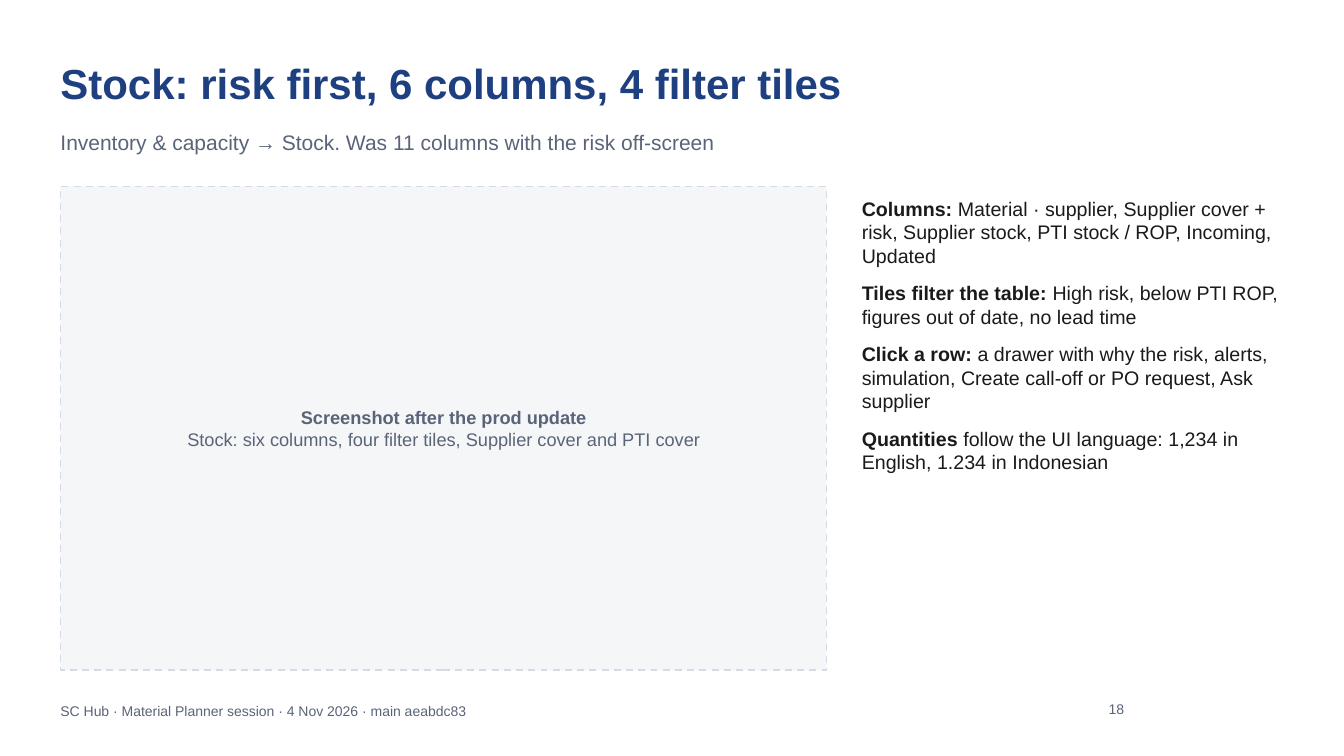
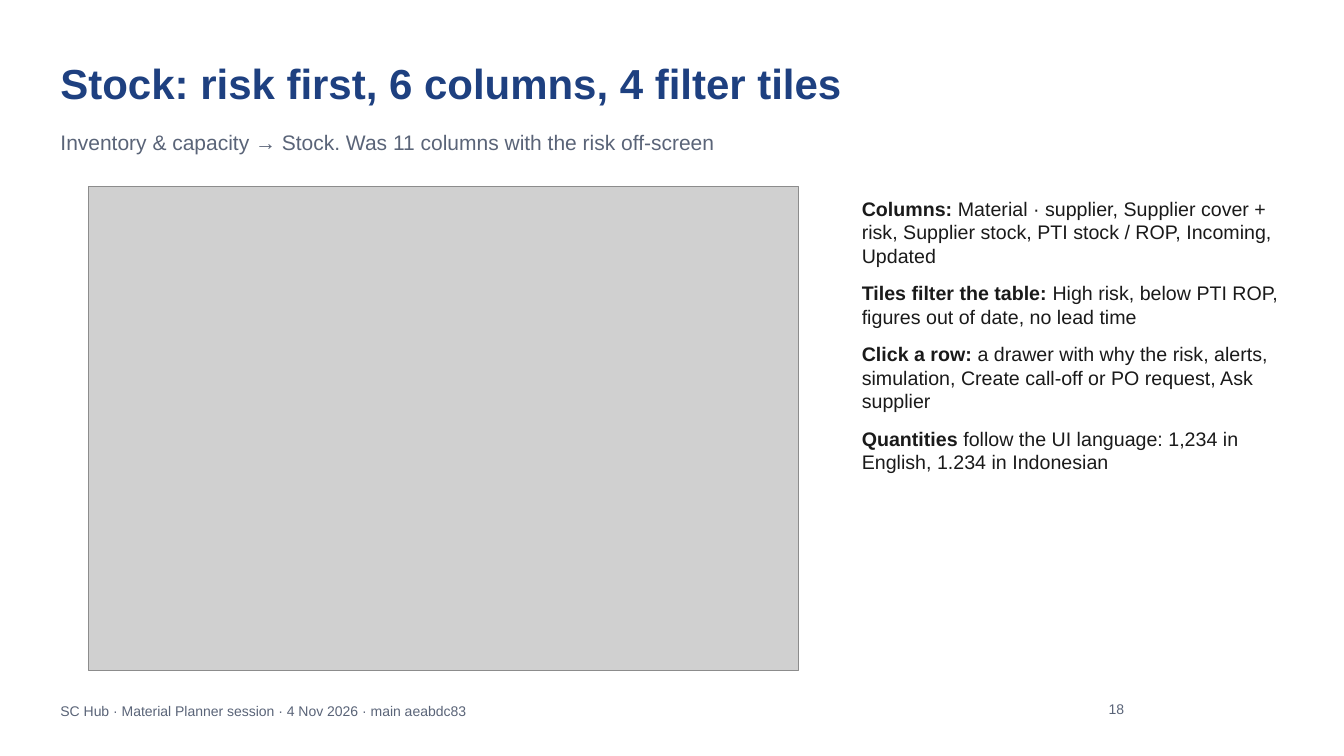
Before and after one commit to javal999/paragon-supplier-portal, a slide deck: slide 18 of docs/supplier-hub/user-guide/SC-Hub-Planner-04-Nov-What-Changed.pptx. Drawn at 1344x756 pixels with LibreOffice and Linux fonts; fonts in the diff are those of the drawing; grey boxes stand for pictures; background and template pictures are left out. Boxes give left, top, right and bottom in pixels: in the first picture for what was removed or moved away, otherwise in the second. Text is boxed around its words. In the diff, an @@ line names an element or a change of style, - is before the commit and + after.

```diff
--- a/docs/supplier-hub/user-guide/SC-Hub-Planner-04-Nov-What-Changed.pptx
+++ b/docs/supplier-hub/user-guide/SC-Hub-Planner-04-Nov-What-Changed.pptx
@@ rectangle removed at [60,187,827,670] @@
@@ picture added at [89,187,800,670] @@
@@ text removed at [187,411,700,450] @@
-Screenshot after the prod update
-Stock: six columns, four filter tiles, Supplier cover and PTI cover
```
Also in this commit, not shown: 7 other slides changed, 2 other files.
